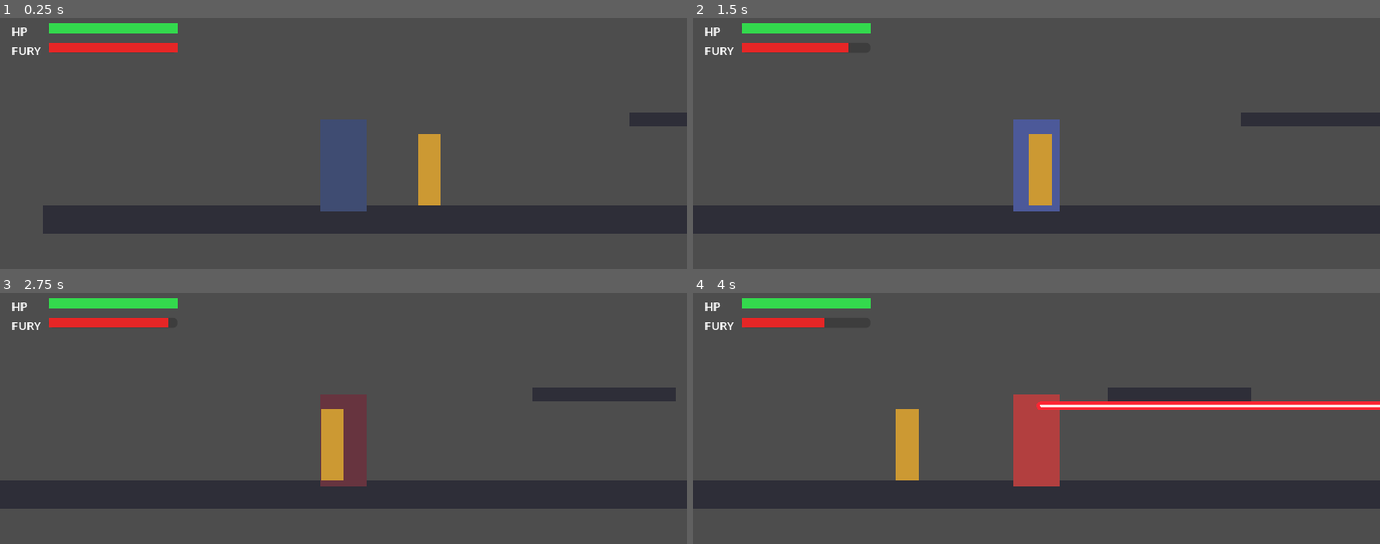
Above: before the commit, frames 1-4 (two rows, left to right).
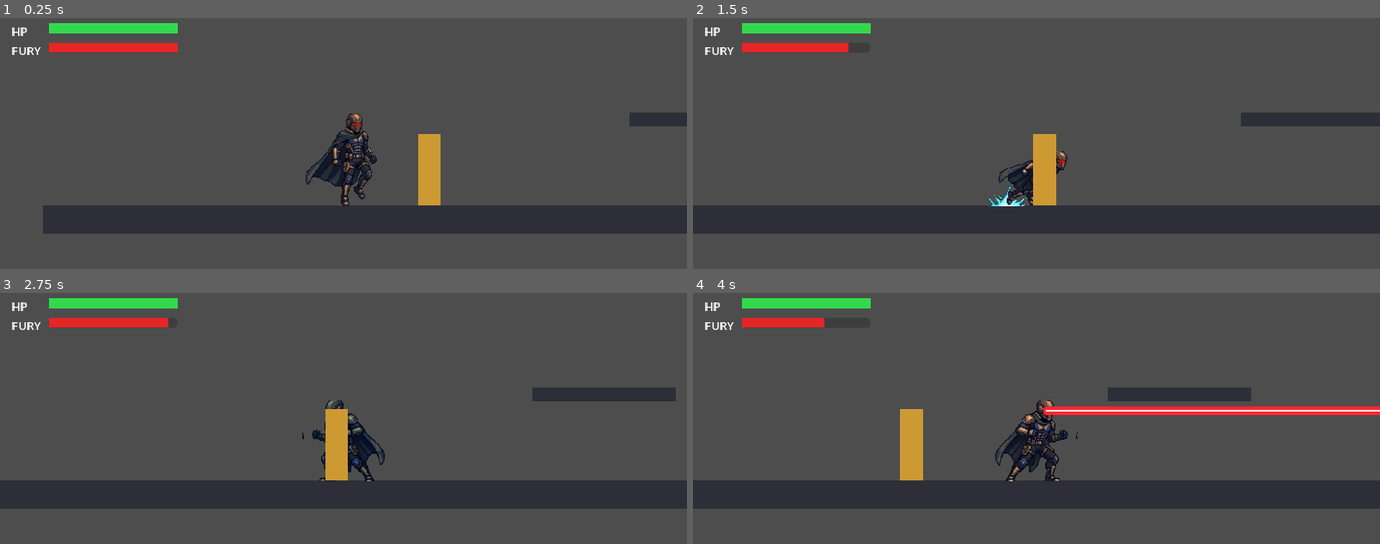
Above: after the commit, the same moments.

Repository: ZAnt214/Superhero-
Game: Godot game, scene res://scenes/demo.tscn
Two runs of this game, one before a commit and one after it. Both use one fixed random seed, a clock stepped at 60 frames per second and the inputs below.
Inputs (mouse positions are in pixels of both pictures, inside the frame that each line leads up to):
- Up to frame 1 (0.25 s): no input
- Up to frame 2 (1.5 s): move the mouse to (1187, 186) at 0.52 s; hold J (laser) 0.53-1.28 s; hold D (move_right) from 0.53 s (still down); tap Shift (fly) at 0.6 s; click (1187, 186) at 0.67 s; tap Space (jump) at 0.77 s; move the mouse to (899, 223) at 1.27 s; tap J (laser) at 1.35 s
- Up to frame 3 (2.75 s): tap Space (jump) at 1.52 s; tap K (punch) at 1.55 s; move the mouse to (412, 395) at 2.02 s; release D (move_right) at 2.03 s; hold A (move_left) from 2.03 s (still down); hold K (punch) from 2.03 s (still down); tap Shift (fly) at 2.3 s
- Up to frame 4 (4 s): move the mouse to (outside the picture) at 2.77 s; release A (move_left) at 2.78 s; release K (punch) at 2.78 s; hold D (move_right) from 2.78 s (still down); tap Shift (fly) at 2.85 s; click (outside the picture) at 2.92 s; tap Space (jump) at 3.02, 3.77 s; tap J (laser) at 3.05 s; move the mouse to (1242, 538) at 3.52 s; hold J (laser) from 3.53 s (still down); tap K (punch) at 3.8 s

The runs differ from the first frame. In frame 1, 2.7% of the frame differs, in the area x 44-55%, y 38-78%; in frame 2, 2.0%; in frame 3, 1.9%; in frame 4, 5.1%, in the area x 29-100%, y 40-78%.

Commit message:
Use official Kane sprite sheet: extracted frames, Godot sheets and web playtest
Co-Authored-By: Claude Opus 5.5 <noreply@anthropic.com>
Claude-Session: https://claude.ai/code/session_01RFAz5oRMDjrnQzLnd8hF4h

Diff:
--- a/assets/kane/kanepack001.json
+++ b/assets/kane/kanepack001.json
@@ -4,15 +4,15 @@
   "class": "Anti-Hero",
   "alignment": "Chaotic Neutral",
   "meta": {
-    "size": { "w": 64, "h": 128 },
-    "origin": { "x": 32, "y": 120 },
+    "size": { "w": 192, "h": 144 },
+    "origin": { "x": 96, "y": 140 },
     "art_style": "High-Res 16-bit",
     "platform": "Universal Pixel Art"
   },
   "animations": {
-    "idle": { "frames": [1, 2, 3, 4, 5, 6], "fps": 8 },
-    "run_flight": { "frames": [7, 8, 9, 6], "fps": 12 },
-    "attack": { "sequence": "combine", "type": "Laser Blast & Power Punch", "fps": 12 }
+    "idle": { "frames": [1, 2, 3, 4], "fps": 8 },
+    "run_flight": { "frames": [5, 6, 7, 8], "fps": 12 },
+    "attack": { "frames": [9, 10, 11, 12, 13], "sequence": "combine", "type": "Laser Blast & Power Punch", "fps": 12 }
   },
   "powers": {
     "primary": "Super Strength",
--- a/scripts/kane/kane_player.gd
+++ b/scripts/kane/kane_player.gd
@@ -22,9 +22,9 @@
 # ---------------------------------------------------------------- exports
 @export_group("Assets")
 @export_file("*.json") var pack_json := "res://assets/kane/kanepack001.json"
-@export var idle_sheet: Texture2D
-@export var run_flight_sheet: Texture2D
-@export var attack_sheet: Texture2D
+@export var idle_sheet: Texture2D = preload("res://assets/kane/idle_sheet.png")
+@export var run_flight_sheet: Texture2D = preload("res://assets/kane/run_flight_sheet.png")
+@export var attack_sheet: Texture2D = preload("res://assets/kane/attack_sheet.png")
 
 @export_group("Stats")
 @export var max_hp := 100.0
@@ -51,7 +51,7 @@
 @export var flight_fury_cost := 0.0     ## por segundo (0 = voo grátis)
 
 @export_group("Laser Eyes")
-@export var eye_offset := Vector2(6, -104)   ## relativo aos pés, a olhar para a direita
+@export var eye_offset := Vector2(15, -97)   ## relativo aos pés, a olhar para a direita
 @export var laser_range := 640.0
 @export var laser_windup := 0.12
 @export var laser_dps := 45.0
@@ -446,13 +446,20 @@
 func _update_animation() -> void:
 	match action:
 		Action.LASER:
-			_show_frame(A_LASER, 0 if _action_t < laser_windup else 1)
+			_show_frame(A_LASER, 0)
 		Action.PUNCH_CHARGE:
 			_show_frame(A_PUNCH, 0)
 		Action.PUNCH:
-			_show_frame(A_PUNCH, 0 if _action_t < punch_windup else 1)
+			var f := 4
+			if _action_t < punch_windup:
+				f = 1
+			elif _action_t < punch_windup + punch_active:
+				f = 2
+			elif _action_t < punch_windup + punch_active + punch_recovery * 0.5:
+				f = 3
+			_show_frame(A_PUNCH, f)
 		_:
-			if is_flying or not is_on_floor() or absf(velocity.x) > 20.0:
+			if absf(velocity.x) > 25.0 or (not is_on_floor() and not is_flying):
 				_play(A_RUN)
 				_sprite.speed_scale = clampf(absf(velocity.x) / run_speed, 0.6, 1.4) \
 					if is_on_floor() and not is_flying else 1.0
--- a/scripts/kane/kane_sprite_loader.gd
+++ b/scripts/kane/kane_sprite_loader.gd
@@ -9,23 +9,24 @@
 ##   "attack_laser"  <- attack sheet, colunas LASER_COLS
 ##   "attack_punch"  <- attack sheet, colunas PUNCH_COLS
 
-## Colunas da attack sheet (0-based). Na sheet: 1 = carga, 2 = laser,
-## 3 = preparação do soco, 4 = soco de energia. Ajusta se a tua arte mudar.
-const LASER_COLS: Array[int] = [0, 1]
-const PUNCH_COLS: Array[int] = [2, 3]
+## Colunas da attack sheet (0-based): 0 = guarda, 1 = soco a sair,
+## 2 = impacto, 3 = onda de choque, 4 = regresso à guarda.
+## O laser usa a pose de guarda; o feixe é desenhado pelo KanePlayer.
+const LASER_COLS: Array[int] = [0, 0]
+const PUNCH_COLS: Array[int] = [0, 1, 2, 3, 4]
 
-var frame_size := Vector2i(64, 128)
-var origin := Vector2(32, 120)  # pés do personagem dentro do frame
+var frame_size := Vector2i(192, 144)
+var origin := Vector2(96, 140)  # pés do personagem dentro do frame
 
 
 func build(json_path: String, idle_sheet: Texture2D, run_sheet: Texture2D, attack_sheet: Texture2D) -> SpriteFrames:
 	var data := _read_json(json_path)
 	var meta: Dictionary = data.get("meta", {})
 	var size: Dictionary = meta.get("size", {})
-	frame_size = Vector2i(int(size.get("w", 64)), int(size.get("h", 128)))
+	frame_size = Vector2i(int(size.get("w", 192)), int(size.get("h", 144)))
 	var o: Dictionary = meta.get("origin", {})
 	# O pack original tem "origin": {"x": 32, "h": 120} — aceitamos "y" ou "h".
-	origin = Vector2(float(o.get("x", 32)), float(o.get("y", o.get("h", 120))))
+	origin = Vector2(float(o.get("x", 96)), float(o.get("y", o.get("h", 140))))
 
 	var anims: Dictionary = data.get("animations", {})
 	var idle: Dictionary = anims.get("idle", {})
@@ -35,11 +36,11 @@
 	var frames := SpriteFrames.new()
 	frames.remove_animation(&"default")
 
-	_add_strip(frames, &"idle", _or_placeholder(idle_sheet, 6, Color(0.25, 0.3, 0.45)),
-		_count(idle, 6), float(idle.get("fps", 8)), true, [])
+	_add_strip(frames, &"idle", _or_placeholder(idle_sheet, 4, Color(0.25, 0.3, 0.45)),
+		_count(idle, 4), float(idle.get("fps", 8)), true, [])
 	_add_strip(frames, &"run_flight", _or_placeholder(run_sheet, 4, Color(0.3, 0.35, 0.6)),
 		_count(run, 4), float(run.get("fps", 12)), true, [])
-	var atk := _or_placeholder(attack_sheet, 4, Color(0.7, 0.25, 0.25))
+	var atk := _or_placeholder(attack_sheet, 5, Color(0.7, 0.25, 0.25))
 	var atk_fps := float(attack.get("fps", 12))
 	_add_strip(frames, &"attack_laser", atk, 0, atk_fps, false, LASER_COLS)
 	_add_strip(frames, &"attack_punch", atk, 0, atk_fps, false, PUNCH_COLS)
Binary file added: assets/kane/attack_sheet.png
Binary file added: assets/kane/idle_sheet.png
Binary file added: assets/kane/run_flight_sheet.png
Binary file added: assets/kane/source/kane_sheet_source.jpg
